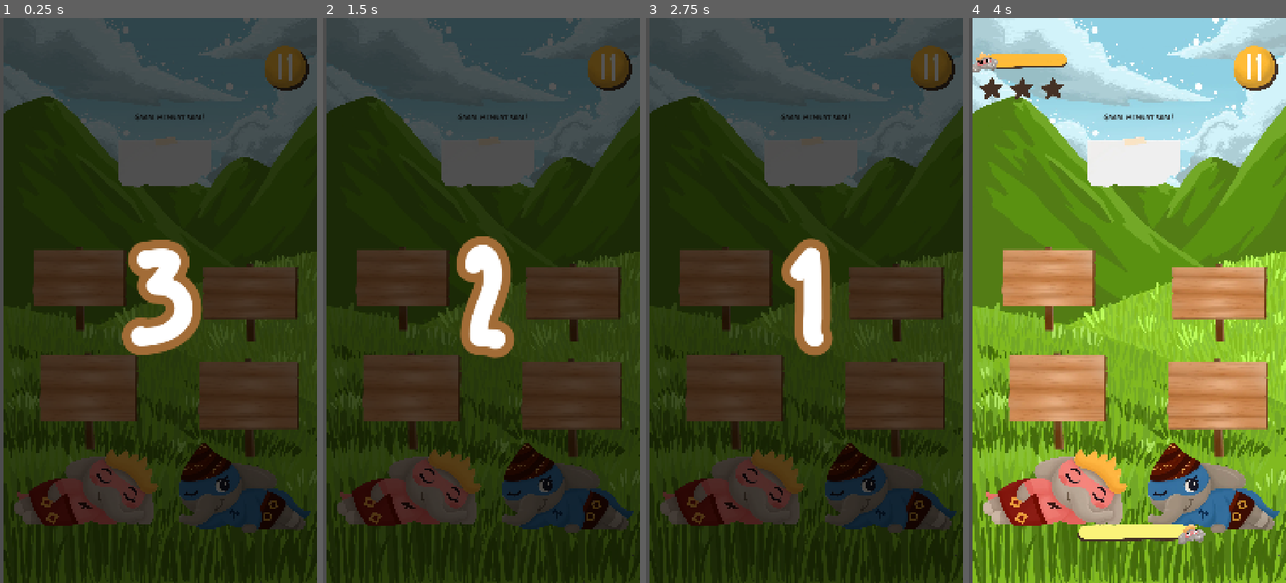
Above: before the commit, frames 1-4 (left to right).
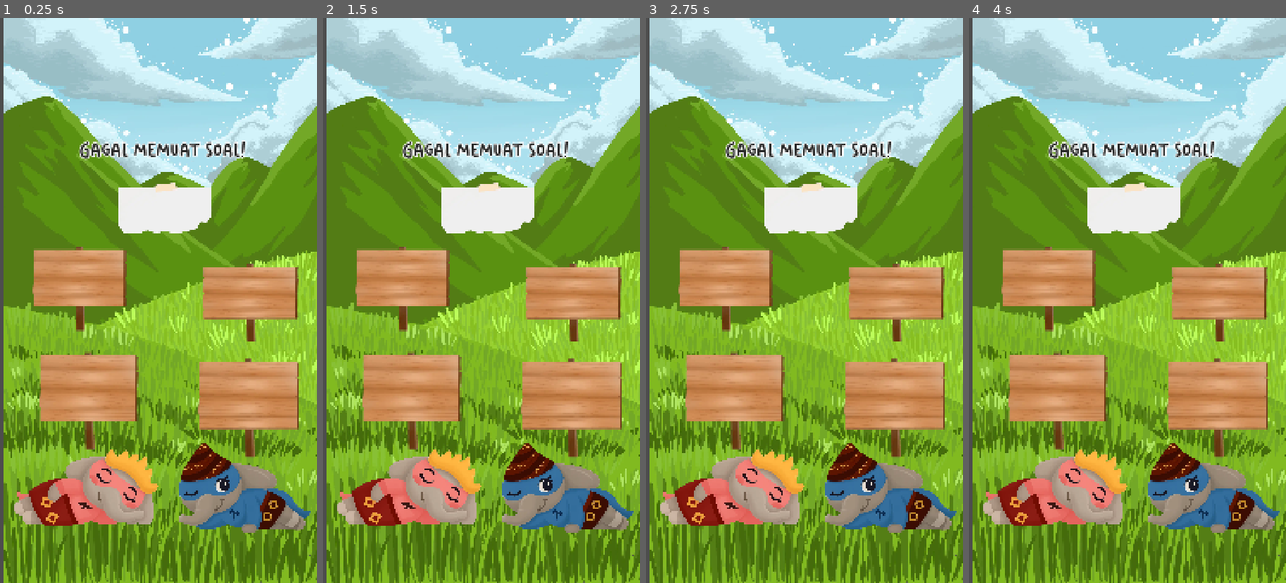
Above: after the commit, the same moments.

Repository: Edo-Bagus/jelajah-bastera
Game: Godot game, scene res://scenes/gunung ragabasa/gunung_ragabasa.tscn
The game is run twice, just before and just after one commit, with the same random seed, the same clock (stepped at 60 frames per second) and the same inputs. This scene is started directly instead of the project's main scene. Sound files missing from this copy of the repository are replaced by a short silence.
Inputs (mouse positions are in pixels of both pictures, inside the frame that each line leads up to):
- Up to frame 1 (0.25 s): no input
- Up to frame 2 (1.5 s): tap Enter at 0.5 s; move the mouse to (551, 272) at 0.52 s; click (551, 272) at 0.67 s; click (608, 68) at 1.27 s
- Up to frame 3 (2.75 s): drag from (741, 328) to (788, 413) at 2.02 s
- Up to frame 4 (4 s): tap Space at 2.75 s; move the mouse to (1159, 176) at 2.77 s; click (1159, 176) at 2.92 s; tap Enter at 3.5 s; drag from (1111, 413) to (1032, 215) at 3.52 s

The runs differ from the first frame. In frame 1, 99% of the frame differs, in the area x 1-100%, y 0-100%; in frame 2, 99%; in frame 3, 99%; in frame 4, 8.1%.

Commit message:
Add cutscene1 scene and update UI assets
Introduces the cutscene1 scene with background, audio, and skip functionality. Updates various UI layouts, font sizes, and positions in login, gunung ragabasa, desa eja, sungai baku, and peta scenes. Adds new assets for Kerajaan Bastera and cutscene backgrounds, and changes main menu to start with the cutscene.

Diff:
--- /dev/null
+++ b/scenes/cutscene1/cutscene1.tscn
@@ -0,0 +1,59 @@
+[gd_scene load_steps=7 format=3 uid="uid://dmc825evbnpux"]
+
+[ext_resource type="Texture2D" uid="uid://cd2vtx3pp715r" path="res://assets/Background/cutscene 1.webp" id="1_4sb4t"]
+[ext_resource type="Script" uid="uid://cttl2r22rkkes" path="res://scenes/cutscene1/cutscene_1.gd" id="1_uc1m6"]
+[ext_resource type="Texture2D" uid="uid://dw0pj5m2y7kv8" path="res://assets/Buttons/Gemini_Generated_Image_j7inz5j7inz5j7in.webp" id="3_vsynk"]
+[ext_resource type="FontFile" uid="uid://din2t4re7ena3" path="res://assets/Fonts/your-doodle-font/Your Doodle Font.otf" id="4_d3lg0"]
+[ext_resource type="AudioStream" uid="uid://qb350ox70wfy" path="res://assets/Sound/CUTSCENE 1 edit.mp3" id="5_mjjed"]
+
+[sub_resource type="LabelSettings" id="LabelSettings_cmeg4"]
+font = ExtResource("4_d3lg0")
+font_size = 76
+font_color = Color(0.223529, 0.117647, 0.0509804, 1)
+
+[node name="Cutscene1" type="Control"]
+layout_mode = 3
+anchors_preset = 15
+anchor_right = 1.0
+anchor_bottom = 1.0
+grow_horizontal = 2
+grow_vertical = 2
+script = ExtResource("1_uc1m6")
+
+[node name="Cutscene1Bg" type="TextureRect" parent="."]
+layout_mode = 1
+anchors_preset = 15
+anchor_right = 1.0
+anchor_bottom = 1.0
+grow_horizontal = 2
+grow_vertical = 2
+texture = ExtResource("1_4sb4t")
+expand_mode = 1
+
+[node name="SkipButton" type="TextureButton" parent="."]
+layout_mode = 0
+offset_left = 744.0
+offset_top = 68.0
+offset_right = 1060.0
+offset_bottom = 228.0
+texture_normal = ExtResource("3_vsynk")
+ignore_texture_size = true
+stretch_mode = 0
+
+[node name="Label" type="Label" parent="SkipButton"]
+layout_mode = 0
+offset_left = 43.0
+offset_top = 31.0
+offset_right = 277.0
+offset_bottom = 125.0
+text = "LEWATI"
+label_settings = SubResource("LabelSettings_cmeg4")
+horizontal_alignment = 1
+vertical_alignment = 1
+autowrap_mode = 3
+
+[node name="Cutscene1Audio" type="AudioStreamPlayer" parent="."]
+stream = ExtResource("5_mjjed")
+
+[connection signal="pressed" from="SkipButton" to="." method="_on_skip_button_pressed"]
+[connection signal="finished" from="Cutscene1Audio" to="." method="_on_cutscene_1_audio_finished"]
--- /dev/null
+++ b/scenes/cutscene1/cutscene_1.gd
@@ -0,0 +1,39 @@
+extends Control # Atau Node2D, tergantung jenis node Cutscene1
+
+@onready var texture_rect = $Cutscene1Bg
+@onready var cutscene_audio = $Cutscene1Audio
+
+func _ready():
+	Global.stop_music()
+	fade_in()
+
+func fade_in():
+	# Gunakan create_tween() untuk membuat dan mengelola tween
+	var fade_tween = create_tween()
+
+	# Atur alpha awal ke 0.0 (transparan) agar fade-in mulai dari transparan
+	texture_rect.modulate.a = 0.0
+
+	# Animasikan properti 'a' (alpha) dari modulasi ke 1.0 (penuh)
+	fade_tween.tween_property(texture_rect, "modulate:a", 1.0, 1.0)
+
+	# Tunggu tween selesai sebelum memutar audio
+	await fade_tween.finished
+	cutscene_audio.play()
+
+
+func fade_out_and_next_scene():
+	var fade_out_tween = create_tween()
+	fade_out_tween.tween_property(texture_rect, "modulate", Color(0, 0, 0, 1), 1.0)
+	await fade_out_tween.finished
+	get_tree().change_scene_to_file("res://scenes/peta/peta.tscn")
+
+func _on_skip_button_pressed():
+	# Hentikan audio jika sedang diputar
+	cutscene_audio.stop()
+	# Lanjutkan ke transisi akhir
+	fade_out_and_next_scene()
+
+
+func _on_cutscene_1_audio_finished() -> void:
+	fade_out_and_next_scene()
--- a/scenes/desa eja/desa_eja.tscn
+++ b/scenes/desa eja/desa_eja.tscn
@@ -206,9 +206,9 @@
 anchor_left = 0.5
 anchor_right = 0.5
 offset_left = -404.0
-offset_top = 288.0
+offset_top = 495.0
 offset_right = 430.0
-offset_bottom = 421.0
+offset_bottom = 628.0
 grow_horizontal = 2
 text = "Benarkan penggunaan huruf kapital pada kalimat berikut sesuai dengan EYD V !"
 label_settings = SubResource("LabelSettings_1svqc")
--- a/scenes/gunung ragabasa/LabelOptionRagabasa.tres
+++ b/scenes/gunung ragabasa/LabelOptionRagabasa.tres
@@ -4,5 +4,5 @@
 
 [resource]
 font = ExtResource("1_3jw3u")
-font_size = 38
+font_size = 48
 font_color = Color(0, 0, 0, 1)
--- a/scenes/gunung ragabasa/gunung_ragabasa.gd
+++ b/scenes/gunung ragabasa/gunung_ragabasa.gd
@@ -63,7 +63,7 @@
 	imbuhan_panel.show()
 
 	# Reset posisi ke tempat semula
-	imbuhan_panel.position = Vector2(390, 400) # sesuaikan dengan posisi awal panel Anda
+	imbuhan_panel.position = Vector2(390, 557) # sesuaikan dengan posisi awal panel Anda
 
 	if imbuhan_panel.has_method("set_text"):
 		imbuhan_panel.call("set_text", selected_questions[current_question]["imbuhan"])
--- a/scenes/gunung ragabasa/gunung_ragabasa.tscn
+++ b/scenes/gunung ragabasa/gunung_ragabasa.tscn
@@ -16,8 +16,9 @@
 
 [sub_resource type="LabelSettings" id="LabelSettings_vtv1f"]
 font = ExtResource("3_cxqdi")
-font_size = 29
+font_size = 69
 font_color = Color(0.158472, 0.158472, 0.158472, 1)
+outline_size = 15
 
 [sub_resource type="LabelSettings" id="LabelSettings_caquv"]
 font = ExtResource("3_cxqdi")
@@ -85,10 +86,10 @@
 anchor_top = 0.5
 anchor_right = 0.5
 anchor_bottom = 0.5
-offset_left = -278.0
-offset_top = -663.0
-offset_right = 327.0
-offset_bottom = -580.0
+offset_left = -513.0
+offset_top = -585.0
+offset_right = 516.0
+offset_bottom = -436.0
 grow_horizontal = 2
 grow_vertical = 2
 text = "Tempel kertas imbuhan ini ke papan yang sesuai !"
@@ -101,9 +102,9 @@
 custom_minimum_size = Vector2(300, 100)
 layout_mode = 0
 offset_left = 390.0
-offset_top = 400.0
+offset_top = 557.0
 offset_right = 709.0
-offset_bottom = 578.0
+offset_bottom = 735.0
 theme_override_styles/panel = ExtResource("3_h708p")
 script = ExtResource("2_y04nr")
 
@@ -231,6 +232,7 @@
 vertical_alignment = 1
 
 [node name="General" parent="." instance=ExtResource("2_fs8yy")]
+visible = false
 layout_mode = 1
 timer_duration = 75.0
 
--- a/scenes/login signup/login_signup.tscn
+++ b/scenes/login signup/login_signup.tscn
@@ -15,13 +15,16 @@
 
 [sub_resource type="LabelSettings" id="LabelSettings_ig160"]
 font = ExtResource("4_6qjmi")
-font_size = 55
+font_size = 75
 font_color = Color(0, 0, 0, 1)
 
 [sub_resource type="LabelSettings" id="LabelSettings_dfo07"]
 font = ExtResource("4_vyguc")
-font_size = 22
+font_size = 45
 font_color = Color(0, 0, 0, 1)
+
+[sub_resource type="LabelSettings" id="LabelSettings_k44pf"]
+font_size = 41
 
 [sub_resource type="LabelSettings" id="LabelSettings_6qjmi"]
 font = ExtResource("4_vyguc")
@@ -54,39 +57,39 @@
 anchor_top = 0.5
 anchor_right = 0.5
 anchor_bottom = 0.5
-offset_left = -250.0
-offset_top = -60.0
-offset_right = 250.0
-offset_bottom = 540.0
+offset_left = -324.0
+offset_top = -86.0
+offset_right = 324.0
+offset_bottom = 692.0
 grow_horizontal = 2
 grow_vertical = 2
 theme_override_styles/panel = SubResource("StyleBoxTexture_vyguc")
 
 [node name="Label" type="Label" parent="Panel"]
-layout_mode = 0
-offset_left = 84.0
-offset_top = 78.0
-offset_right = 432.0
-offset_bottom = 145.0
+layout_mode = 1
+anchors_preset = 5
+anchor_left = 0.5
+anchor_right = 0.5
+offset_left = -221.0
+offset_top = 90.0
+offset_right = 231.0
+offset_bottom = 181.0
+grow_horizontal = 2
 text = "MASUK / DAFTAR"
 label_settings = SubResource("LabelSettings_ig160")
 
-[node name="HBoxContainer" type="HBoxContainer" parent="Panel"]
+[node name="Login" type="TextureButton" parent="Panel"]
+custom_minimum_size = Vector2(150, 75)
 layout_mode = 2
 offset_left = 84.0
-offset_top = 375.0
-offset_right = 408.0
-offset_bottom = 494.0
-alignment = 1
-
-[node name="Login" type="TextureButton" parent="Panel/HBoxContainer"]
-custom_minimum_size = Vector2(150, 75)
-layout_mode = 2
+offset_top = 576.0
+offset_right = 318.0
+offset_bottom = 695.0
 texture_normal = ExtResource("5_k44pf")
 ignore_texture_size = true
 stretch_mode = 0
 
-[node name="Label" type="Label" parent="Panel/HBoxContainer/Login"]
+[node name="Label" type="Label" parent="Panel/Login"]
 layout_mode = 1
 anchors_preset = 8
 anchor_left = 0.5
@@ -104,14 +107,18 @@
 horizontal_alignment = 1
 vertical_alignment = 1
 
-[node name="Register" type="TextureButton" parent="Panel/HBoxContainer"]
+[node name="Register" type="TextureButton" parent="Panel"]
 custom_minimum_size = Vector2(150, 75)
 layout_mode = 2
+offset_left = 319.0
+offset_top = 577.0
+offset_right = 547.0
+offset_bottom = 696.0
 texture_normal = ExtResource("5_k44pf")
 ignore_texture_size = true
 stretch_mode = 0
 
-[node name="Label" type="Label" parent="Panel/HBoxContainer/Register"]
+[node name="Label" type="Label" parent="Panel/Register"]
 layout_mode = 1
 anchors_preset = 8
 anchor_left = 0.5
@@ -136,10 +143,10 @@
 anchor_top = 0.5
 anchor_right = 0.5
 anchor_bottom = 0.5
-offset_left = -143.0
-offset_top = -123.5
-offset_right = 143.0
-offset_bottom = 123.5
+offset_left = -205.0
+offset_top = -150.0
+offset_right = 210.0
+offset_bottom = 147.0
 grow_horizontal = 2
 grow_vertical = 2
 
@@ -151,7 +158,11 @@
 [node name="EmailLine" type="LineEdit" parent="Panel/VBoxContainer"]
 custom_minimum_size = Vector2(0, 50)
 layout_mode = 2
-theme_override_font_sizes/font_size = 20
+theme_override_font_sizes/font_size = 35
+
+[node name="Label3" type="Label" parent="Panel/VBoxContainer"]
+layout_mode = 2
+label_settings = SubResource("LabelSettings_k44pf")
 
 [node name="Label2" type="Label" parent="Panel/VBoxContainer"]
 layout_mode = 2
@@ -161,7 +172,7 @@
 [node name="PasswordLine" type="LineEdit" parent="Panel/VBoxContainer"]
 custom_minimum_size = Vector2(0, 50)
 layout_mode = 2
-theme_override_font_sizes/font_size = 20
+theme_override_font_sizes/font_size = 35
 secret = true
 
 [node name="StatusLabel" type="Label" parent="Panel"]
@@ -184,24 +195,24 @@
 
 [node name="TextureRect2" type="TextureRect" parent="Panel"]
 layout_mode = 0
-offset_left = -22.0
-offset_top = -132.0
-offset_right = 218.0
-offset_bottom = 108.0
+offset_left = 85.0
+offset_top = -123.0
+offset_right = 325.0
+offset_bottom = 117.0
 texture = ExtResource("8_k44pf")
 expand_mode = 1
 
 [node name="TextureRect3" type="TextureRect" parent="Panel"]
 layout_mode = 0
-offset_left = 304.0
-offset_top = -132.0
-offset_right = 544.0
-offset_bottom = 108.0
+offset_left = 321.0
+offset_top = -122.0
+offset_right = 561.0
+offset_bottom = 118.0
 texture = ExtResource("8_vgytq")
 expand_mode = 1
 
 [node name="HTTPRequest" type="HTTPRequest" parent="."]
 
-[connection signal="pressed" from="Panel/HBoxContainer/Login" to="." method="_on_LoginButton_pressed"]
-[connection signal="pressed" from="Panel/HBoxContainer/Register" to="." method="_on_SignupButton_pressed"]
+[connection signal="pressed" from="Panel/Login" to="." method="_on_LoginButton_pressed"]
+[connection signal="pressed" from="Panel/Register" to="." method="_on_SignupButton_pressed"]
 [connection signal="request_completed" from="HTTPRequest" to="." method="_on_HTTPRequest_request_completed"]
--- a/scenes/main menu/main_menu.gd
+++ b/scenes/main menu/main_menu.gd
@@ -1,5 +1,4 @@
 extends Control
-
 
 # Called when the node enters the scene tree for the first time.
 func _ready() -> void:
@@ -10,7 +9,7 @@
 	pass
 
 func _on_start_pressed() -> void:
-	get_tree().change_scene_to_file("res://scenes/peta/peta.tscn")
+	get_tree().change_scene_to_file("res://scenes/cutscene1/cutscene1.tscn")
 
 
 func _on_option_pressed() -> void:
--- a/scenes/peta/peta.gd
+++ b/scenes/peta/peta.gd
@@ -13,6 +13,7 @@
 func _ready() -> void:
 	await load_scores()
 	update_stars()
+
 	#check_unlocks()
 
 func update_stars() -> void:
--- a/scenes/peta/peta.tscn
+++ b/scenes/peta/peta.tscn
@@ -6,7 +6,9 @@
 [ext_resource type="PackedScene" uid="uid://cpubgw6yhg4hl" path="res://scenes/peta/level/level.tscn" id="3_wsvoo"]
 [ext_resource type="Texture2D" uid="uid://jyenf2mysgie" path="res://assets/Peta/Hutan kata.webp" id="4_xjy27"]
 [ext_resource type="Texture2D" uid="uid://ncups33gm2v1" path="res://assets/Peta/Hutan kata Disabled.webp" id="5_wsvoo"]
+[ext_resource type="Texture2D" uid="uid://cc20csgtp8lmw" path="res://assets/Peta/Kerajaan Bastera (1) 1 (2).webp" id="6_s1ofj"]
 [ext_resource type="Texture2D" uid="uid://c0pqnie0j2kca" path="res://assets/Peta/Gunung rajabasa.webp" id="6_sqcpu"]
+[ext_resource type="Texture2D" uid="uid://dfgwbqqh0por2" path="res://assets/Peta/Kerajaan Bastera disabled.webp" id="7_5wqae"]
 [ext_resource type="Texture2D" uid="uid://krcbngv457pi" path="res://assets/Peta/Gunung rajabasa Copy.webp" id="7_n4epm"]
 [ext_resource type="Texture2D" uid="uid://cj7008ewkkwac" path="res://assets/Peta/Desa eja (1).webp" id="8_u8h56"]
 [ext_resource type="Texture2D" uid="uid://t3n5ecojinaj" path="res://assets/Peta/Desa eja disabled.webp" id="9_yrv2j"]
@@ -57,8 +59,8 @@
 offset_right = 570.0
 offset_bottom = 1820.0
 disabled = false
-texture_on = ExtResource("4_xjy27")
-texture_off = ExtResource("5_wsvoo")
+texture_on = ExtResource("6_s1ofj")
+texture_off = ExtResource("7_5wqae")
 
 [node name="Gunung Ragabasa" parent="." instance=ExtResource("3_wsvoo")]
 layout_mode = 0
--- a/scenes/sungai baku/sungai_baku.tscn
+++ b/scenes/sungai baku/sungai_baku.tscn
@@ -54,11 +54,11 @@
 anchor_left = 0.5
 anchor_right = 0.5
 offset_left = -404.0
-offset_top = 327.365
+offset_top = 715.0
 offset_right = 430.0
-offset_bottom = 460.365
+offset_bottom = 848.0
 grow_horizontal = 2
-text = "Pilihlah kata baku sesuai dengan KBBI"
+text = "Pilihlah kata baku sesuai dengan KBBI!"
 label_settings = SubResource("LabelSettings_6qvca")
 horizontal_alignment = 1
 vertical_alignment = 1
Binary file added: assets/Background/cutscene 1.webp
Not shown, added: assets/Background/cutscene 1.webp.import
Binary file added: assets/Peta/Kerajaan Bastera (1) 1 (2).webp
Not shown, added: assets/Peta/Kerajaan Bastera (1) 1 (2).webp.import
Binary file added: assets/Peta/Kerajaan Bastera disabled.webp
Not shown, added: assets/Peta/Kerajaan Bastera disabled.webp.import
Not shown, added: assets/Sound/CUTSCENE 1 edit.mp3.import
Not shown, added: scenes/cutscene1/cutscene_1.gd.uid
Not shown: 1 places in scenes/login signup/login_signup.tscn that only renumber resources
Not shown: 1 places in scenes/peta/peta.tscn that only renumber resources
Not shown, added: assets/Sound/CUTSCENE 1 edit.mp3
